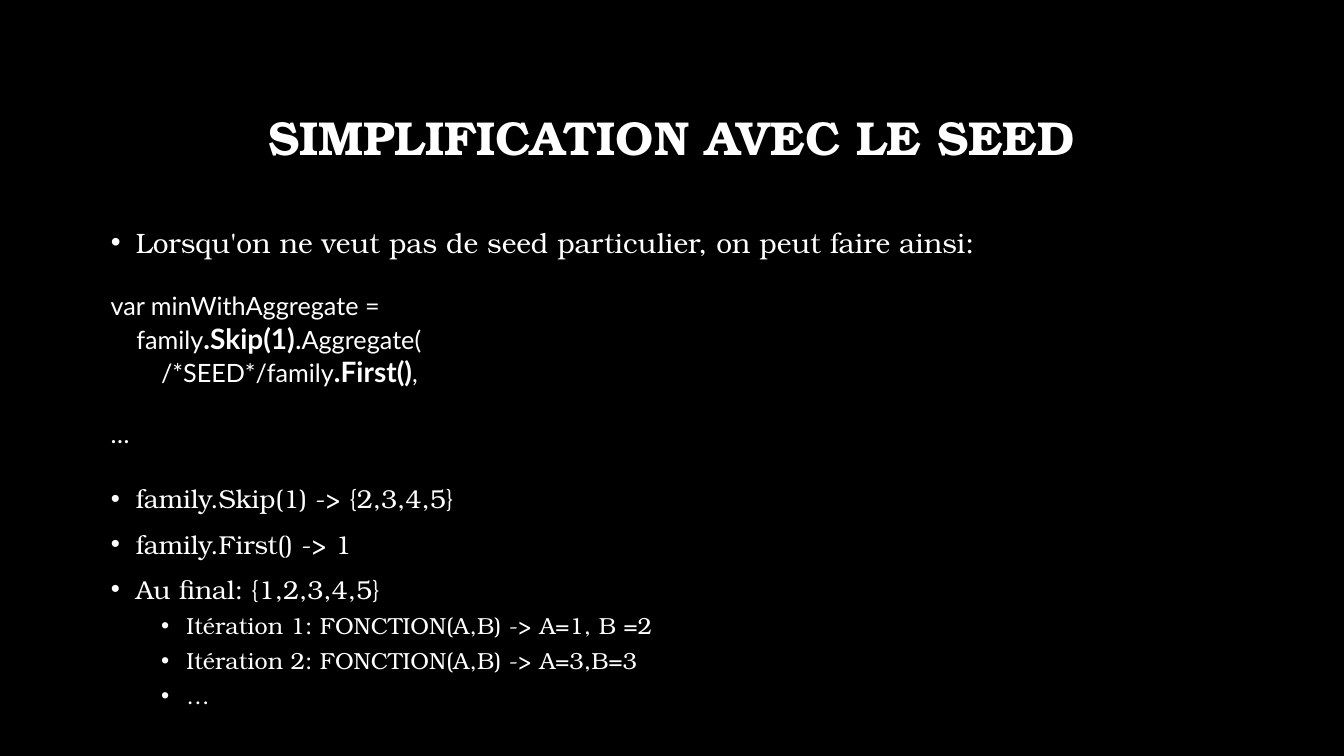
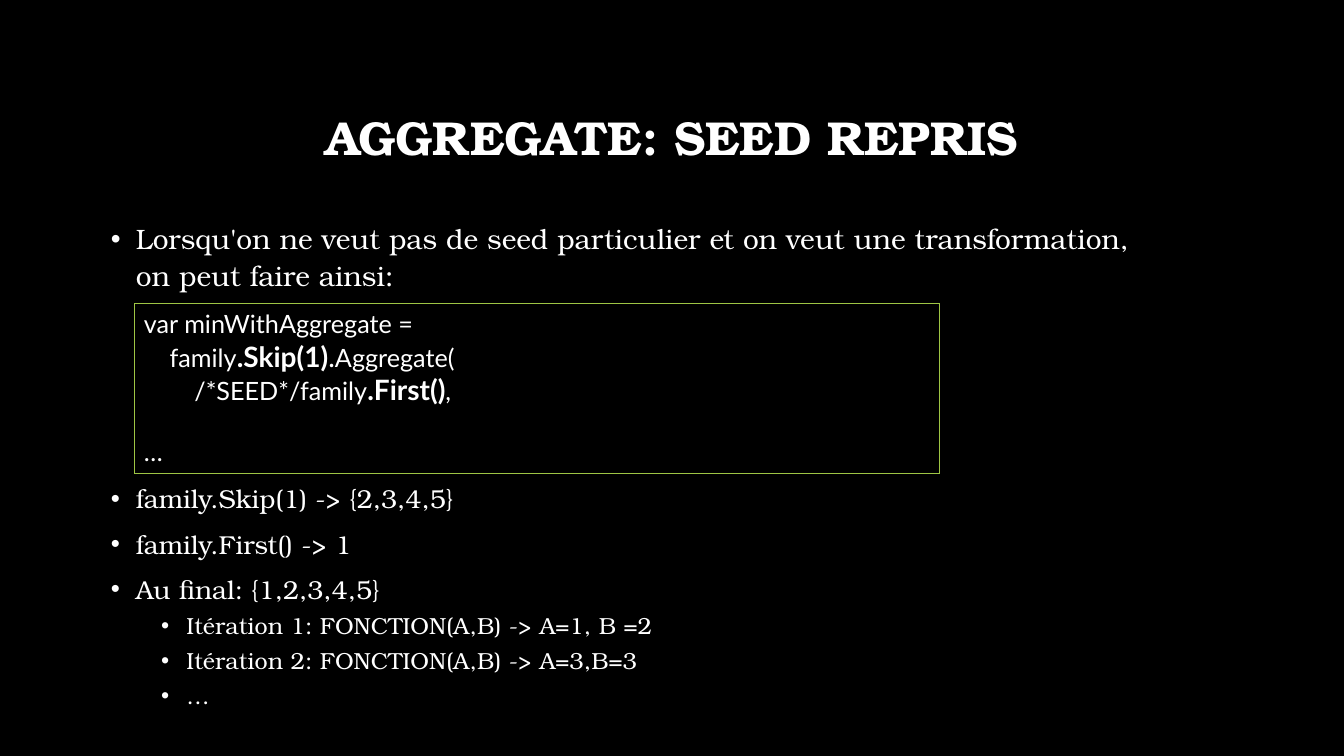
Before and after one commit to jonathanMelly/323-Programmation_fonctionnelle, a slide deck: slide 6 of supports/source/03-Reduce.pptx. Drawn at 1344x756 pixels with LibreOffice and Linux fonts; fonts in the diff are those of the drawing; background and template pictures are left out. Boxes give left, top, right and bottom in pixels: in the first picture for what was removed or moved away, otherwise in the second. Text is boxed around its words. In the diff, an @@ line names an element or a change of style, - is before the commit and + after.

```diff
--- a/supports/source/03-Reduce.pptx
+++ b/supports/source/03-Reduce.pptx
@@ title at [325,122,1017,156]: text changed @@
-SIMPLIFICATION AVEC LE SEED
+AGGREGATE: SEED REPRIS
@@ text at [136,228,1129,293]: text changed @@
-• Lorsqu'on ne veut pas de seed particulier, on peut faire ainsi:
+• Lorsqu'on ne veut pas de seed particulier et on veut une transformation, on peut faire ainsi:
@@ rectangle "var minWithAggregate =": place and size @@
-rectangle "var minWithAggregate =" at [111,296,422,387]
+rectangle "var minWithAggregate =" at [134,303,940,473]
@@ rectangle "var minWithAggregate =" at [134,303,940,473]: outline none to #9EC544 0.75 pt @@
```
Also in this commit, not shown: 1 other slide changed, 1 slide added.
